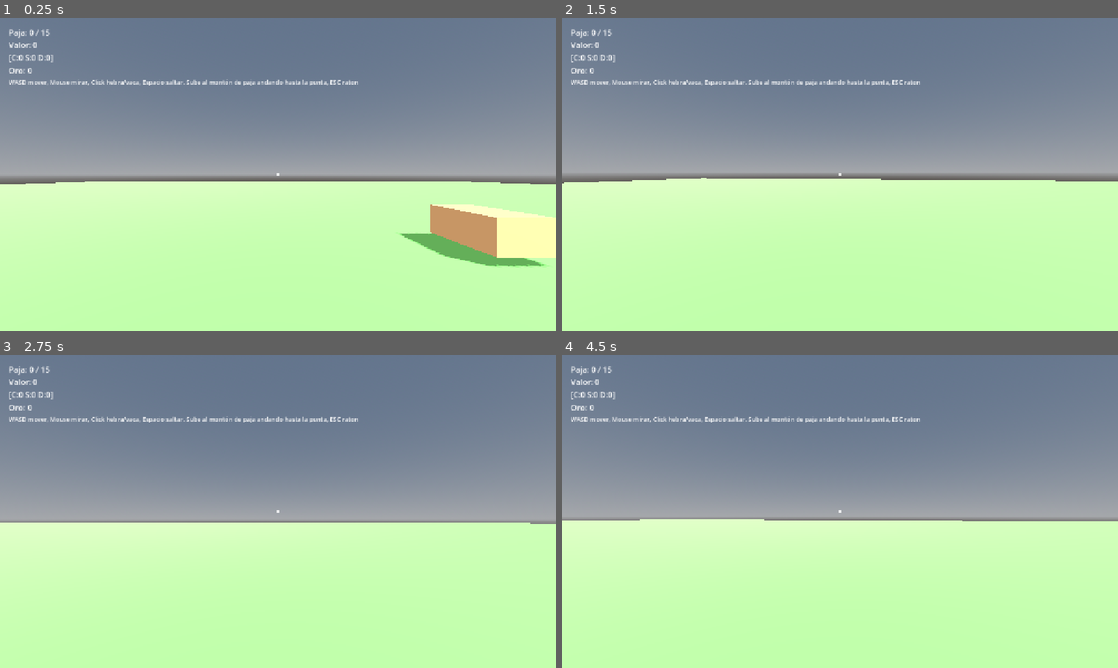
Above: before the commit, frames 1-4 (two rows, left to right).
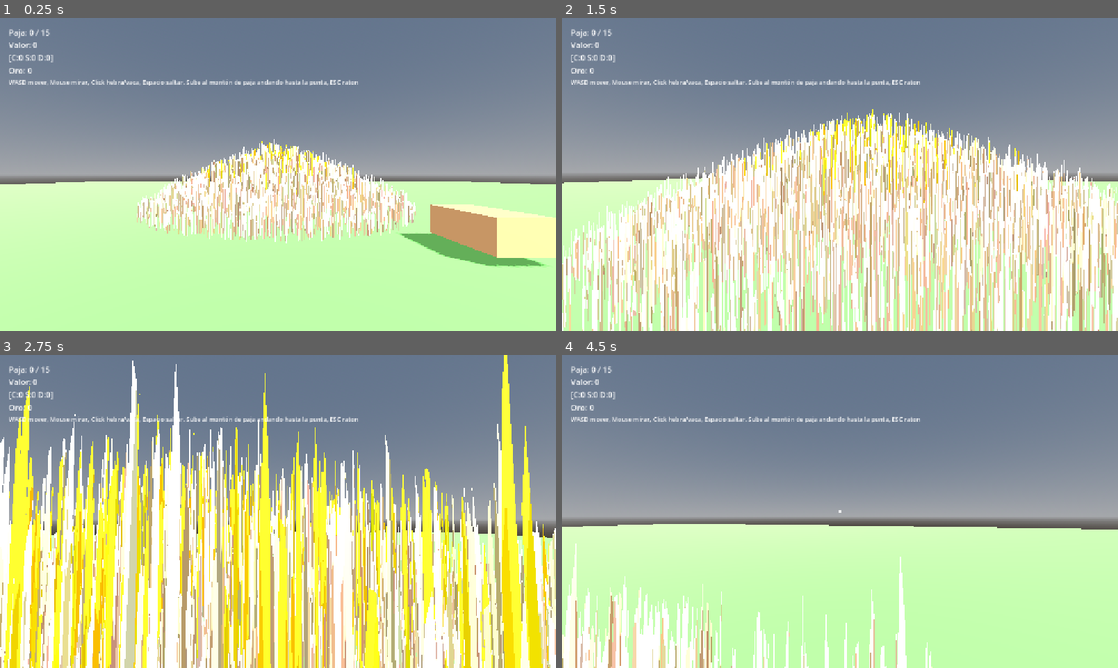
Above: after the commit, the same moments.

Repository: juanfrilopez/pajar
Game: Godot game, scene res://main.tscn
Same seed, same stepped clock (60 frames per second), same inputs: the game is played once before the commit and once after it.
Inputs (mouse positions are in pixels of both pictures, inside the frame that each line leads up to):
- Up to frame 1 (0.25 s): no input
- Up to frame 2 (1.5 s): tap Enter (ui_accept) at 0.5 s; move the mouse to (867, 174) at 0.52 s; hold W (move_forward) from 0.53 s (still down); click (867, 174) at 0.67 s; tap Space (jump) at 0.77 s; move the mouse to (812, 174) at 1.27 s
- Up to frame 3 (2.75 s): keep holding W (move_forward); tap Space (jump) at 1.52 s; move the mouse to (289, 505) at 2.02 s
- Up to frame 4 (4.5 s): keep holding W (move_forward); move the mouse to (834, 517) at 2.77 s; click (834, 517) at 2.92 s; tap Space (jump) at 3.02, 3.77 s; move the mouse to (878, 514) at 3.52 s; move the mouse to (795, 508) at 4.27 s

The runs differ from the first frame. In frame 1, 9.4% of the frame differs, in the area x 24-75%, y 38-72%; in frame 2, 47%; in frame 3, 60%, in the area x 0-100%, y 0-100%; in frame 4, 7.4%.
Error before the commit: Parse Error: Cannot find member "set_columns" in base "Basis". (res://piramide_paja.gd:203)

Commit message:
Fix _straw_basis: usar Basis(axis, angle) en vez de set_columns()
set_columns() es una API reciente que la versión de Godot del usuario no
expone a GDScript. Se reemplaza por una construcción con Basis(axis, angle)
(constructor eje-ángulo, disponible desde Godot 4.0) que rota +Y exactamente
hacia la dirección de la hebra. Verificado numéricamente: error < 1e-15 en
200.000 hebras aleatorias (inclinación ±14°). Mismas orientaciones
horizontales, sin depender de API nueva.

Co-authored-by: arena-agent <297053741+arena-agent@users.noreply.github.com>

Diff:
--- a/pajar-incremental/piramide_paja.gd
+++ b/pajar-incremental/piramide_paja.gd
@@ -192,16 +192,19 @@
 	var y: float = clampf(f * pile_height + randf_range(-0.02, 0.02), 0.02, pile_height)
 	return Vector3(cos(angle) * r, y, sin(angle) * r)
 
-# Base ortogonal cuyo eje Y apunta a la dirección del eje de la hebra
+# Base ortogonal cuyo eje Y apunta a la dirección del eje de la hebra.
+# Construida con Basis(axis, angle) (constructor eje-ángulo, disponible desde
+# Godot 4.0) en vez de set_columns(), que no está expuesto en todas las
+# versiones. La rotación lleva +Y exactamente a `axis`, así que el cilindro
+# queda alineado con la dirección de la hebra.
 func _straw_basis(axis: Vector3) -> Basis:
-	var x_axis: Vector3 = axis.cross(Vector3.UP)
-	if x_axis.length_squared() < 0.0001:
-		x_axis = Vector3.RIGHT
-	x_axis = x_axis.normalized()
-	var z_axis: Vector3 = x_axis.cross(axis)
-	var b: Basis = Basis()
-	b.set_columns(x_axis, axis, z_axis)
-	return b
+	var d: float = clampf(Vector3.UP.dot(axis), -1.0, 1.0)
+	if d > 0.999999:
+		return Basis()  # axis == +Y: sin rotación
+	if d < -0.999999:
+		return Basis(Vector3.RIGHT, PI)  # axis == -Y: media vuelta sobre X
+	var rot_axis: Vector3 = Vector3.UP.cross(axis).normalized()
+	return Basis(rot_axis, acos(d))
 
 # Puntos para el hull convexo del montón (perfil cóncavo => sólido convexo)
 func _build_mound_points() -> PackedVector3Array:
